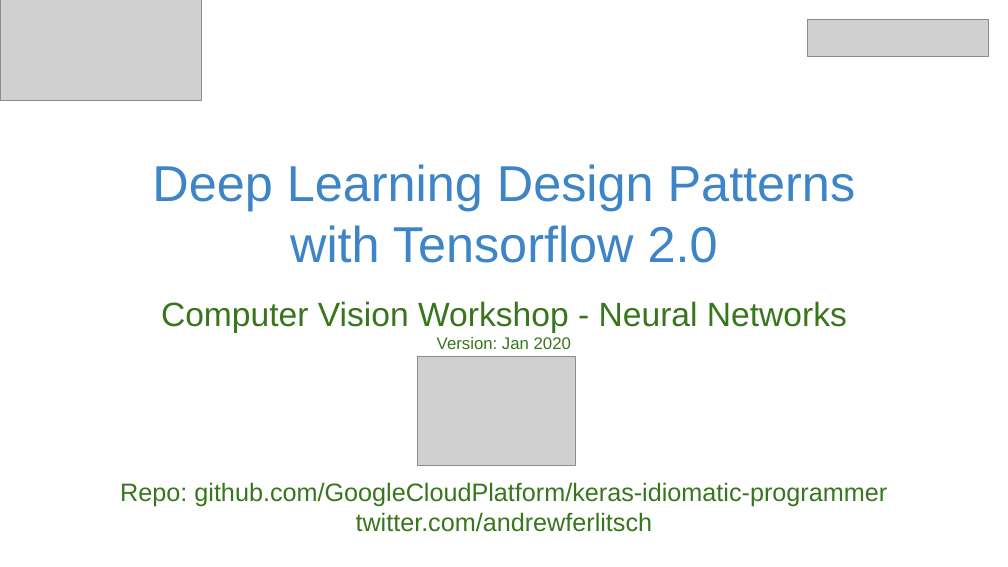
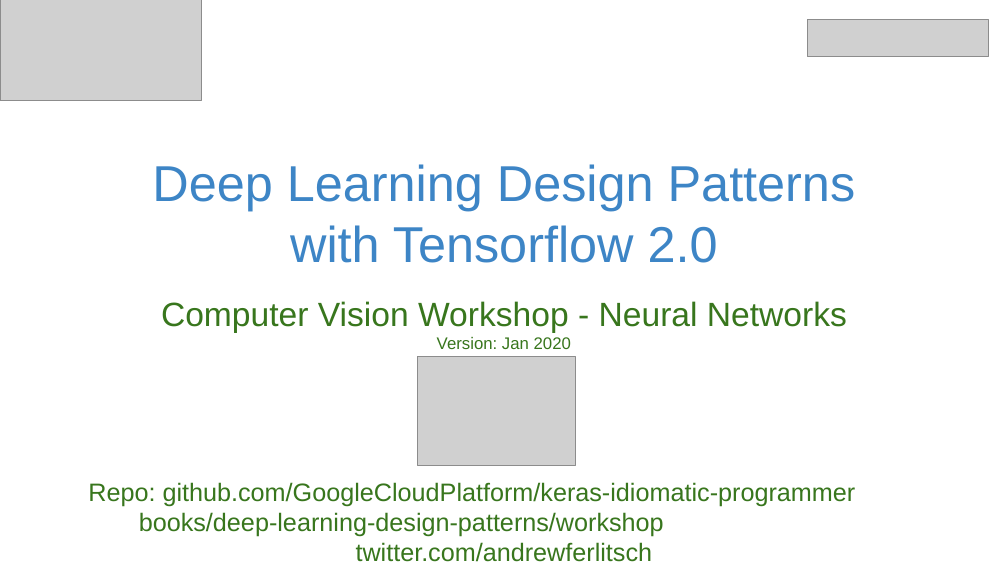
Before and after one commit to GoogleCloudPlatform/keras-idiomatic-programmer, a slide deck: slide 1 of books/deep-learning-design-patterns/Workshops/Novice/Deep Learning Design Patterns - Workshop - Chapter I.pptx. Drawn at 1008x567 pixels with LibreOffice and Linux fonts; fonts in the diff are those of the drawing; grey boxes stand for pictures. Boxes give left, top, right and bottom in pixels: in the first picture for what was removed or moved away, otherwise in the second. Text is boxed around its words. In the diff, an @@ line names an element or a change of style, - is before the commit and + after.

```diff
--- a/books/deep-learning-design-patterns/Workshops/Novice/Deep Learning Design Patterns - Workshop - Chapter I.pptx
+++ b/books/deep-learning-design-patterns/Workshops/Novice/Deep Learning Design Patterns - Workshop - Chapter I.pptx
@@ text at bbox=[88, 482, 856, 506]: alignment centre to left @@
@@ text at bbox=[139, 512, 664, 537]: paragraph added @@
+books/deep-learning-design-patterns/workshop
```
Also in this commit, not shown: 5 other slides changed, 1 other file.
